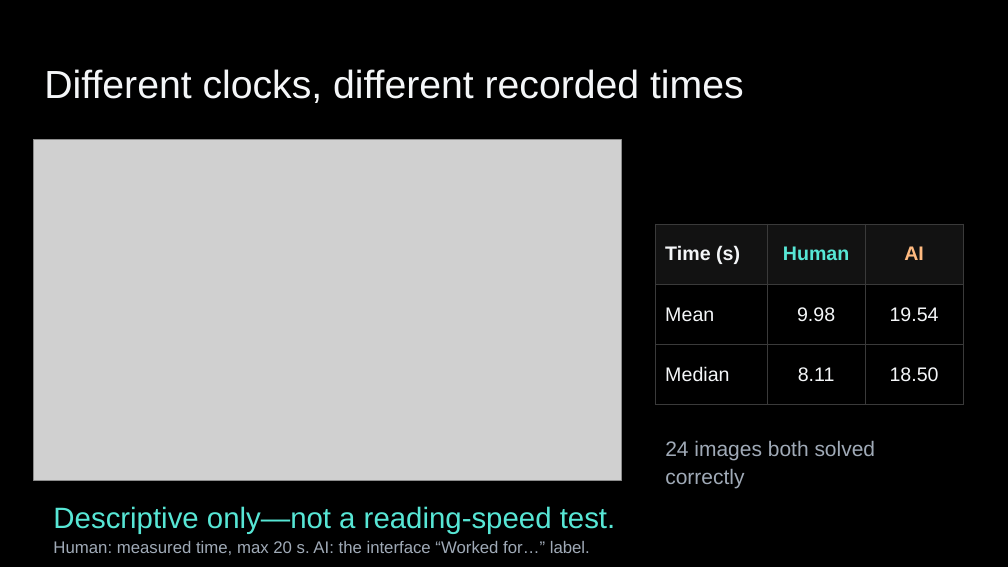
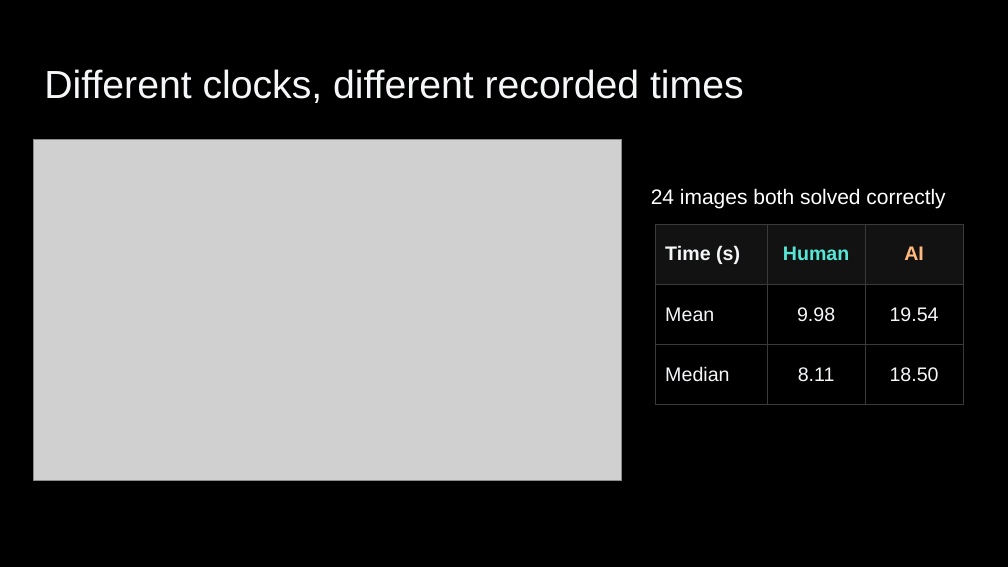
Before and after one commit to snehal-jindal/510-project2, a slide deck: slide 9 of presentation/slides.pptx (slide 8 before the commit). Drawn at 1008x567 pixels with LibreOffice and Linux fonts; fonts in the diff are those of the drawing; grey boxes stand for pictures. Boxes give left, top, right and bottom in pixels: in the first picture for what was removed or moved away, otherwise in the second. Text is boxed around its words. In the diff, an @@ line names an element or a change of style, - is before the commit and + after.

Commit message:
Align sample size planning and presentation exports

```diff
--- a/presentation/slides.pptx
+++ b/presentation/slides.pptx
@@ text "24 images both solved correctly": place and size @@
-text "24 images both solved correctly" at box(665, 441, 876, 488)
+text "24 images both solved correctly" at box(651, 188, 945, 209)
@@ text "24 images both solved correctly" at box(651, 188, 945, 209): text colour #A0AAB7 to #FFFFFF @@
@@ text removed at box(53, 506, 615, 534) @@
-Descriptive only—not a reading-speed test.
@@ text removed at box(53, 541, 590, 555) @@
-Human: measured time, max 20 s. AI: the interface “Worked for…” label.
```
Also in this commit, not shown: 2 other slides changed, 3 slides added, 1 slide removed, 8 other files.
